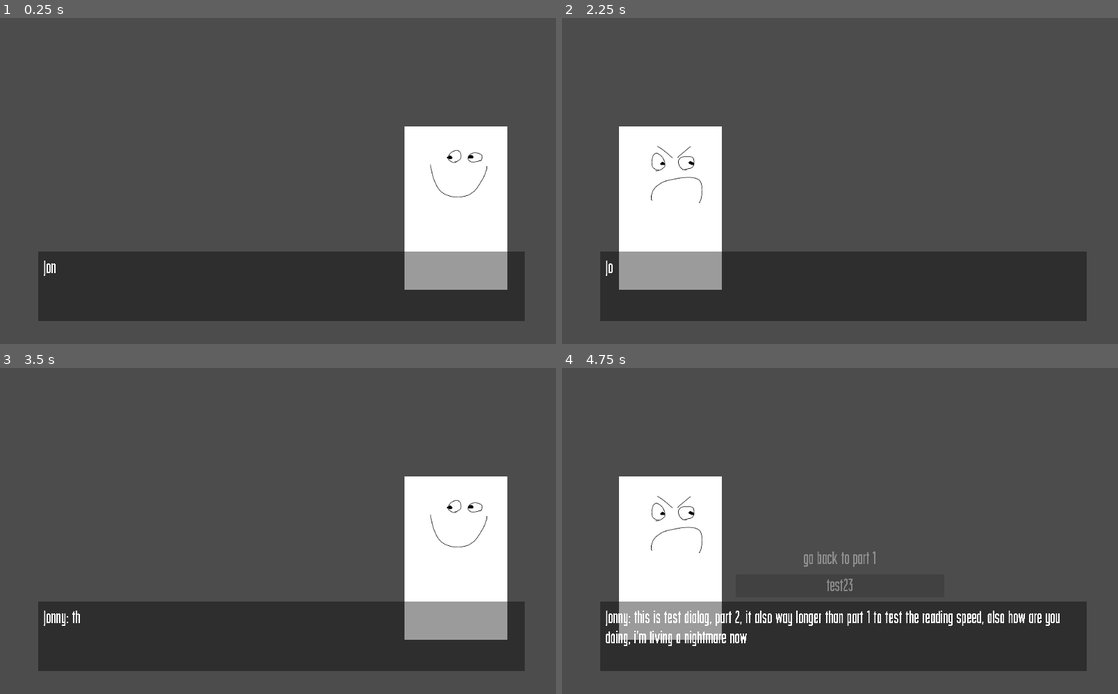
Above: before the commit, frames 1-4 (two rows, left to right).
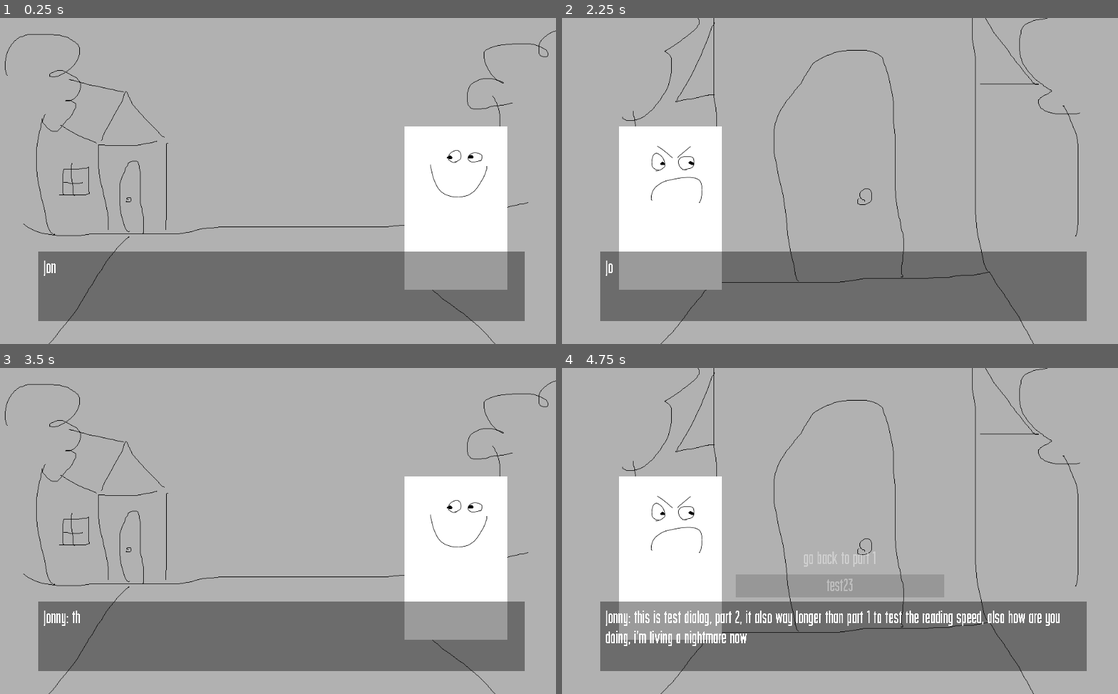
Above: after the commit, the same moments.

Repository: Galomortal47/VIsual-Novel
Game: Godot game, scene res://Dialog_System.tscn
Two runs of this game, one before a commit and one after it. Both use one fixed random seed, a clock stepped at 60 frames per second and the inputs below. The project has no main scene, so this scene is started directly.
Inputs (mouse positions are in pixels of both pictures, inside the frame that each line leads up to):
- Up to frame 1 (0.25 s): no input
- Up to frame 2 (2.25 s): tap Enter (ui_accept) at 0.5, 0.6, 0.77, 1.07, 2, 2.1 s; hold Up (ui_up) 0.53-1.25 s; click (1040, 255) at 1.27 s; hold Down (ui_down) from 2.03 s (still down)
- Up to frame 3 (3.5 s): tap Enter (ui_accept) at 2.27, 2.57, 2.85 s; release Down (ui_down) at 2.78 s; hold Up (ui_up) from 2.78 s (still down)
- Up to frame 4 (4.75 s): tap Enter (ui_accept) at 3.5, 3.6, 3.77, 4.07, 4.35, 4.52 s; release Up (ui_up) at 4.28 s; hold Down (ui_down) from 4.28 s (still down)

The runs differ from the first frame. In frame 1, 90% of the frame differs, in the area x 0-100%, y 0-100%; in frame 2, 90%; in frame 3, 90%; in frame 4, 89%.

Commit message:
massive update

Diff:
--- a/Dialog_System.gd
+++ b/Dialog_System.gd
@@ -3,12 +3,11 @@
 onready var text = get_node('language/english').text
 var part = 'part1'
 var opt_menu = false
+var rand = 1
 
 func _ready():
-	get_node("Sprite").texture = load('res://Characters/' + text[part].character + '/' + text[part].emotion + '.png')
-	get_node("Dialog/Timer").wait_time = text[part].scrool_speed
-	get_node("Dialog/Label").set_text(text[part].dialog)
 	gen_opts(part)
+	command_exec({'type' : 'next', 'args' : part})
 
 func _process(delta):
 	if get_node("Dialog/Label").visible_characters >= text[part].dialog.length():
@@ -16,13 +15,17 @@
 		opt_menu = true
 		if Input.is_action_just_pressed('ui_accept'):
 			get_node('Options').get_child(select)._on_Button_button_down()
-			get_node('AudioStreamPlayer2').play()
+			get_node('bt_sfx2').play()
 	else:
 		get_node('AnimationPlayer').play('Close')
 		opt_menu = false
 		if Input.is_action_just_pressed('ui_accept'):
 			get_node("Dialog/Label").visible_characters = text[part].dialog.length()
-			get_node('AudioStreamPlayer2').play()
+			get_node('bt_sfx2').play()
+		if not get_node('Speaking').get_child(rand).is_playing():
+			randomize()
+			rand = int(rand_range(1,6))
+			get_node('Speaking').get_child(rand)._set_playing(true)
 
 var select = 0
 var previous = 0
@@ -33,17 +36,16 @@
 
 func chooser():
 	previous = select
-#	print(select)
 	if Input.is_action_just_pressed("ui_up"):
 		if opt_menu:
-			get_node('AudioStreamPlayer').play()
+			get_node('bt_sfx1').play()
 		if not select >= get_node('Options').get_child_count()-1:
 			select += speed
 		else:
 			select = 0
 	if Input.is_action_just_pressed("ui_down"):
 		if opt_menu:
-			get_node('AudioStreamPlayer').play()
+			get_node('bt_sfx1').play()
 		if not select <= 0:
 			select -= speed
 		else:
@@ -58,14 +60,14 @@
 
 func gen_opts(next):
 	part = next
-	get_node("Sprite").texture = load('res://Characters/' + text[part].character + '/' + text[part].emotion + '.png')
+	get_node("Character").texture = load('res://Characters/' + text[part].character + '/' + text[part].emotion + '.png')
+	get_node("background").texture = load('res://background/' + text[part].background + '.png')
 	if text[part].flip:
-		get_node("Sprite").set_flip_h(false)
-		get_node("Sprite").set_position(Vector2(200,350))
-		print('flip')
+		get_node("Character").set_flip_h(false)
+		get_node("Character").set_position(Vector2(200,350))
 	else:
-		get_node("Sprite").set_flip_h(true)
-		get_node("Sprite").set_position(Vector2(840,350))
+		get_node("Character").set_flip_h(true)
+		get_node("Character").set_position(Vector2(840,350))
 	for i in range(0, get_node("Options").get_child_count()):
 		get_node("Options").get_child(i).queue_free()
 	for i in range(0, text[part].options.size()):
@@ -81,7 +83,6 @@
 	for i in range(0, text[check].options.size()):
 		if text[check].options[i].text == data:
 			command_exec(text[check].options[i].command)
-			print(text[check].options[i].command)
 	pass # Replace with function body.
 
 func _on_Timer_timeout():
@@ -91,6 +92,9 @@
 func command_exec(args):
 	if args.type == 'next':
 		get_node("Dialog/Label").visible_characters = 0
+
 		get_node("Dialog/Timer").wait_time = text[args.args].scrool_speed
+		for i in range(0,6):
+			get_node('Speaking').get_child(i).pitch_scale = text[args.args].voce_pitch
 		get_node("Dialog/Label").set_text(text[args.args].dialog)
 		gen_opts(args.args)
--- a/Dialog_System.tscn
+++ b/Dialog_System.tscn
@@ -1,10 +1,16 @@
-[gd_scene load_steps=11 format=2]
+[gd_scene load_steps=17 format=2]
 
 [ext_resource path="res://Dialog_System.gd" type="Script" id=1]
 [ext_resource path="res://Dialog_System.tres" type="DynamicFont" id=2]
 [ext_resource path="res://vida.png" type="Texture" id=3]
 [ext_resource path="res://16930_1461335337.ogg" type="AudioStream" id=4]
 [ext_resource path="res://16931_1461335337.ogg" type="AudioStream" id=5]
+[ext_resource path="res://Voice_pieces/1.ogg" type="AudioStream" id=6]
+[ext_resource path="res://Voice_pieces/2.ogg" type="AudioStream" id=7]
+[ext_resource path="res://Voice_pieces/3.ogg" type="AudioStream" id=8]
+[ext_resource path="res://Voice_pieces/4.ogg" type="AudioStream" id=9]
+[ext_resource path="res://Voice_pieces/5.ogg" type="AudioStream" id=10]
+[ext_resource path="res://Voice_pieces/6.ogg" type="AudioStream" id=11]
 
 [sub_resource type="Animation" id=1]
 resource_name = "Close"
@@ -76,6 +82,8 @@
 		'emotion': \"Happy\",
 		'scrool_speed' : 0.1,
 		'flip' : false,
+		'background' : 'Test1',
+		'voce_pitch' : 0.7,
 		'options': [
 		{'text':'go back to part 2','command':{'type': 'next', 'args': 'part2',}},
 		{'text':'test12','command':{'type': 'null', 'args': 'null',}},
@@ -90,6 +98,8 @@
 		'emotion': \"Angry\",
 		'scrool_speed' : 0.01,
 		'flip' : true,
+		'background' : 'Test2',
+		'voce_pitch' : 1.5,
 		'options': [
 		{'text':'test23','command':{'type': 'null', 'args': 'null',}},
 		{'text':'go back to part 1','command':{'type': 'next', 'args': 'part1',}}
@@ -151,17 +161,49 @@
 [node name="english" type="Node" parent="language"]
 script = SubResource( 5 )
 
-[node name="Sprite" type="Sprite" parent="."]
+[node name="Character" type="Sprite" parent="."]
 position = Vector2( 100, 200 )
 z_index = -10
 
-[node name="AudioStreamPlayer" type="AudioStreamPlayer" parent="."]
+[node name="bt_sfx1" type="AudioStreamPlayer" parent="."]
 stream = ExtResource( 4 )
 volume_db = -6.0
 pitch_scale = 2.0
 
-[node name="AudioStreamPlayer2" type="AudioStreamPlayer" parent="."]
+[node name="bt_sfx2" type="AudioStreamPlayer" parent="."]
 stream = ExtResource( 5 )
 volume_db = -12.0
 
+[node name="Speaking" type="Node" parent="."]
+editor/display_folded = true
+
+[node name="Voice1" type="AudioStreamPlayer" parent="Speaking"]
+stream = ExtResource( 6 )
+volume_db = -12.0
+
+[node name="Voice2" type="AudioStreamPlayer" parent="Speaking"]
+stream = ExtResource( 7 )
+volume_db = -12.0
+
+[node name="Voice3" type="AudioStreamPlayer" parent="Speaking"]
+stream = ExtResource( 8 )
+volume_db = -12.0
+
+[node name="Voice4" type="AudioStreamPlayer" parent="Speaking"]
+stream = ExtResource( 9 )
+volume_db = -12.0
+
+[node name="Voice5" type="AudioStreamPlayer" parent="Speaking"]
+stream = ExtResource( 10 )
+volume_db = -12.0
+
+[node name="Voice6" type="AudioStreamPlayer" parent="Speaking"]
+stream = ExtResource( 11 )
+volume_db = -12.0
+
+[node name="background" type="Sprite" parent="."]
+modulate = Color( 0.694118, 0.694118, 0.694118, 1 )
+z_index = -100
+centered = false
+
 [connection signal="timeout" from="Dialog/Timer" to="." method="_on_Timer_timeout"]
Not shown, added: Voice_pieces/1.ogg.import
Not shown, added: Voice_pieces/2.ogg.import
Not shown, added: Voice_pieces/3.ogg.import
Not shown, added: Voice_pieces/4.ogg.import
Not shown, added: Voice_pieces/5.ogg.import
Not shown, added: Voice_pieces/6.ogg.import
Binary file added: background/Test1.png
Not shown, added: background/Test1.png.import
Binary file added: background/Test2.png
Not shown, added: background/Test2.png.import
Not shown, added: Voice_pieces/1.ogg
Not shown, added: Voice_pieces/2.ogg
(and 4 more such lines)
